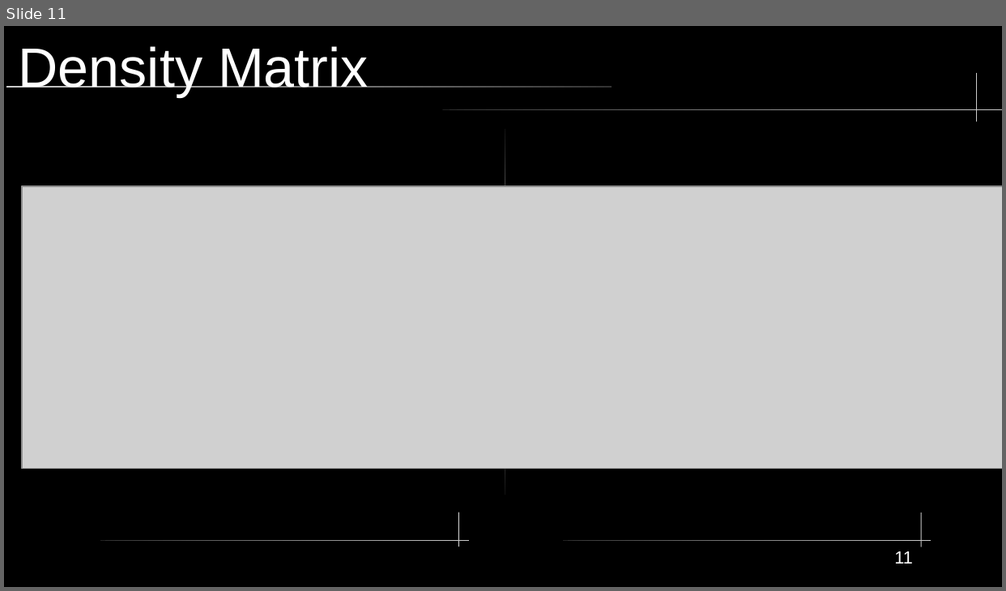
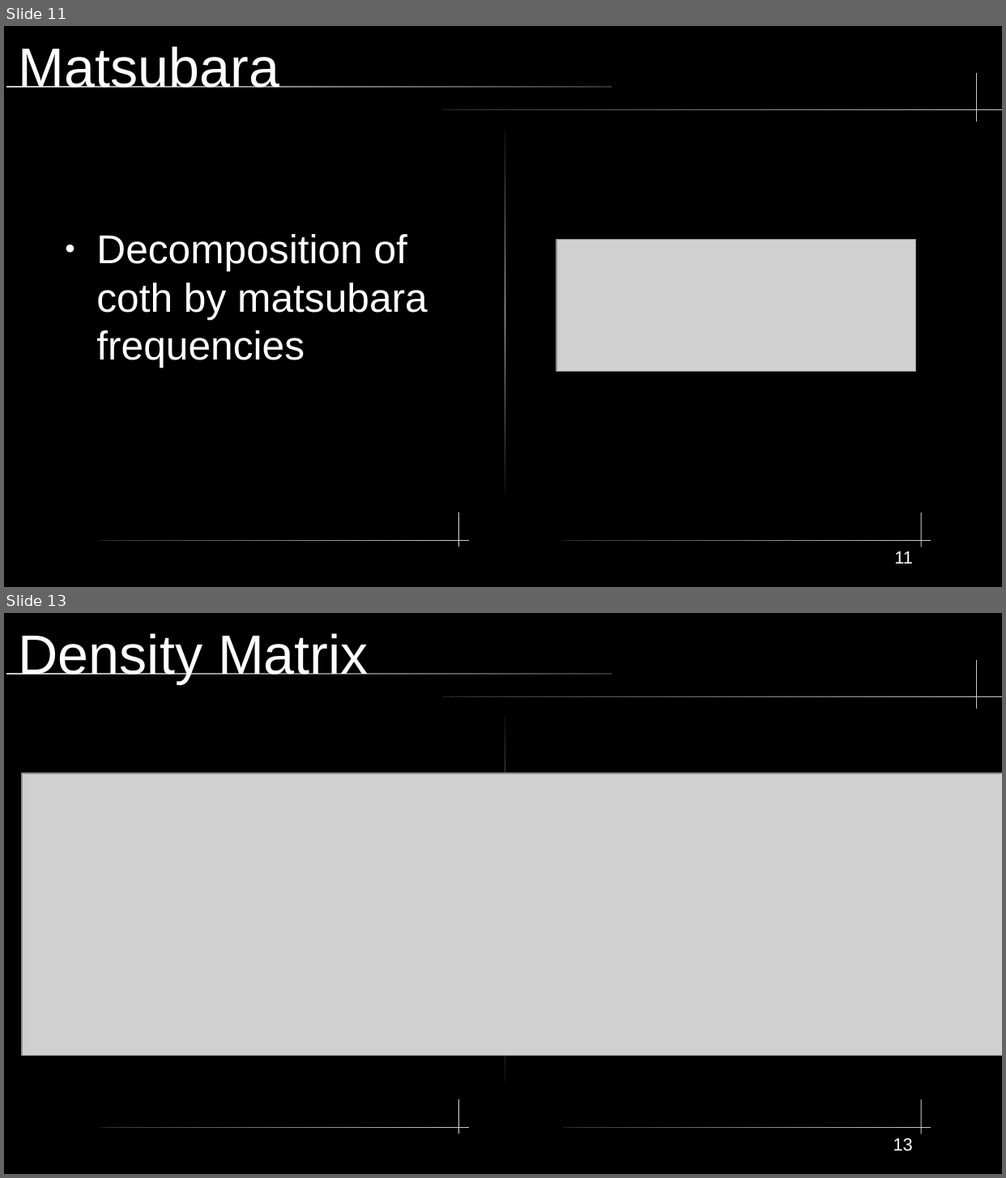
Before and after one commit to SanderStammbach/Sanders-Studium, a slide deck: vortrag1-heom/Powerpoint.odp. Shown one above the other, each under a label of ours: slide 11 before the commit, slides 11 and 13 after it; the slides between them are not shown. The pictures are 1006x591 and 1006x1178 pixels, drawn with LibreOffice and Linux fonts; fonts in the diff are those of the drawing; grey boxes stand for pictures; background and template pictures are left out. Boxes give left, top, right and bottom in pixels: in the first picture for what was removed or moved away, otherwise in the second. Text is boxed around its words. In the diff, an @@ line names an element or a change of style, - is before the commit and + after.

```diff
--- a/vortrag1-heom/Powerpoint.odp
+++ b/vortrag1-heom/Powerpoint.odp
@@ slide 11 added at (4, 26, 1002, 587), background #000000; not listed: 8 template elements that a slide beside it also shows @@
@@ title added at (19, 46, 280, 88), 44 pt, text #FFFFFF @@
+Matsubara
@@ text added at (96, 234, 428, 368), 32 pt, text #FFFFFF @@
+● Decomposition of coth by matsubara frequencies
@@ picture added at (556, 240, 916, 371) @@
@@ page number added at (894, 552, 913, 564), 14 pt, text #FFFFFF @@
+11
@@ what was slide 11 is now slide 13 @@
@@ page number at (893, 1139, 913, 1152): text changed @@
-11
+13
```
Also in this commit, not shown: 9 slides changed, 10 other slides added, 2 slides removed, 1 other file.
